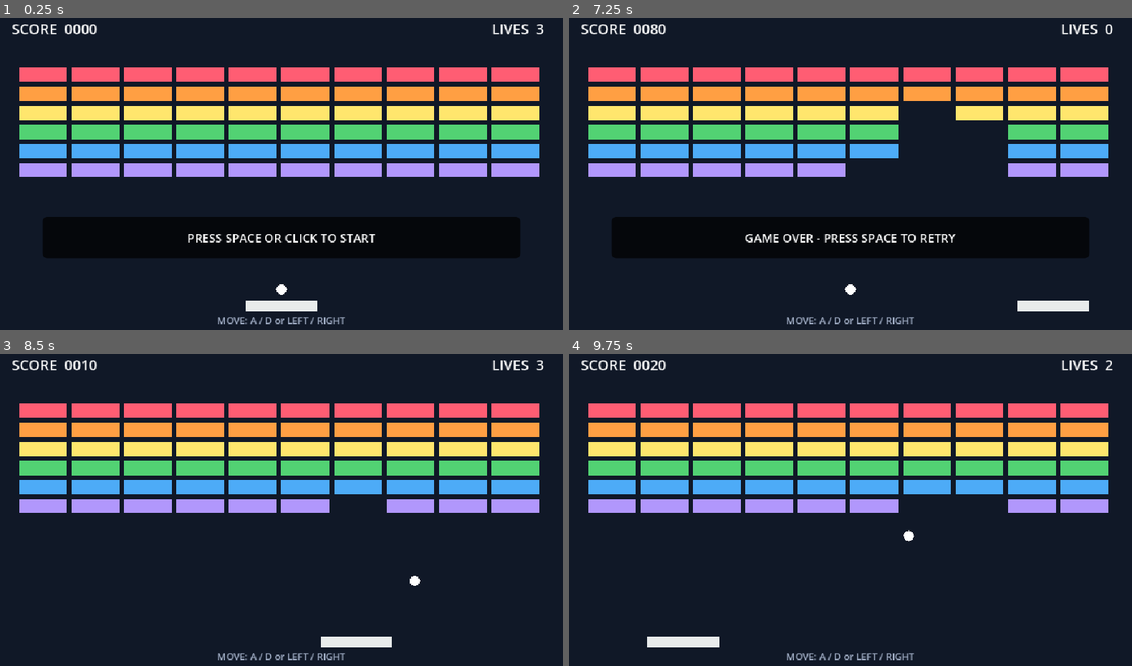
Above: before the commit, frames 1-4 (two rows, left to right).
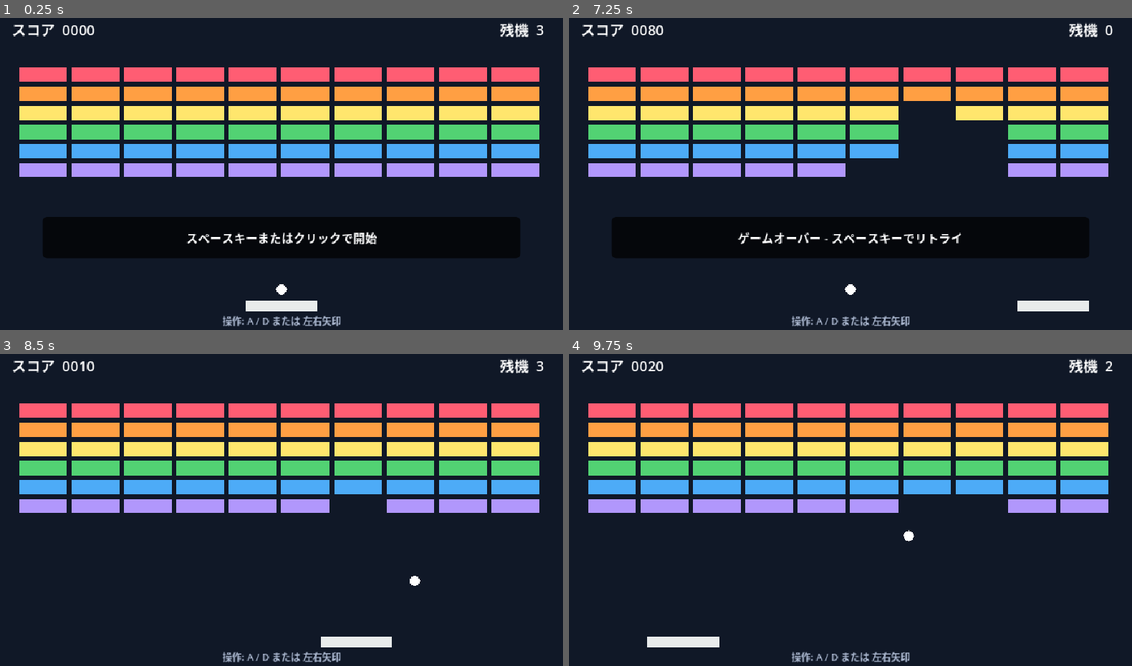
Above: after the commit, the same moments.

Repository: ittokunvim/example-godot
Game: Godot game, scene res://main.tscn
The game is run twice, just before and just after one commit, with the same random seed, the same clock (stepped at 60 frames per second) and the same inputs.
Inputs (mouse positions are in pixels of both pictures, inside the frame that each line leads up to):
- Up to frame 1 (0.25 s): no input
- Up to frame 2 (7.25 s): tap Space at 0.5 s; move the mouse to (974, 152) at 0.52 s; hold D (move_right) 0.53-1.28 s; click (974, 152) at 0.67 s; tap Enter (ui_accept) at 0.77, 1.52, 2.75, 3.02, 3.77, 4.52, 6.02, 6.77 s; move the mouse to (737, 186) at 1.27 s; hold A (move_left) 1.28-2.03 s; move the mouse to (906, 99) at 2.02 s; hold D (move_right) 2.03-3.53 s; move the mouse to (822, 233) at 2.77 s; click (822, 233) at 2.92 s; move the mouse to (1025, 217) at 3.52 s; hold A (move_left) 3.53-5.78 s; move the mouse to (675, 120) at 4.27 s; move the mouse to (878, 167) at 5.02 s; click (878, 167) at 5.17 s; move the mouse to (766, 89) at 5.77 s; hold D (move_right) from 5.78 s (still down); move the mouse to (974, 152) at 6.52 s
- Up to frame 3 (8.5 s): tap Space at 7.25 s; move the mouse to (168, 522) at 7.27 s; click (168, 522) at 7.42 s; tap Enter (ui_accept) at 7.52 s; move the mouse to (337, 435) at 8.02 s; release D (move_right) at 8.03 s; hold A (move_left) from 8.03 s (still down)
- Up to frame 4 (9.75 s): move the mouse to (822, 569) at 8.77 s; tap Enter (ui_accept) at 9.02 s; move the mouse to (1025, 553) at 9.52 s; release A (move_left) at 9.53 s; hold D (move_right) from 9.53 s (still down); click (1025, 553) at 9.67 s

The runs differ from the first frame. In frame 1, 1.8% of the frame differs, in the area x 2-97%, y 1-99%; in frame 2, 1.8%; in frame 3, 1.0%; in frame 4, 1.0%.

Commit message:
Localize Breakout UI to Japanese
Co-authored-by: Copilot App <223556219+Copilot@users.noreply.github.com>

Diff:
--- a/breakout/game.gd
+++ b/breakout/game.gd
@@ -27,7 +27,7 @@
 func _ready() -> void:
 	_create_bricks()
 	_update_hud()
-	_show_overlay("PRESS SPACE OR CLICK TO START")
+	_show_overlay("スペースキーまたはクリックで開始")
 
 
 func _unhandled_input(event: InputEvent) -> void:
@@ -85,7 +85,7 @@
 		_game_won = true
 		ball.stop()
 		paddle.set_active(false)
-		_show_overlay("YOU CLEARED THE BOARD! PRESS SPACE TO PLAY AGAIN")
+		_show_overlay("すべてのブロックを破壊！ スペースキーで再挑戦")
 
 
 func _on_loss_zone_body_entered(body: Node2D) -> void:
@@ -98,15 +98,15 @@
 	if _lives <= 0:
 		_playing = false
 		paddle.set_active(false)
-		_show_overlay("GAME OVER - PRESS SPACE TO RETRY")
+		_show_overlay("ゲームオーバー - スペースキーでリトライ")
 		return
 
 	ball.launch()
 
 
 func _update_hud() -> void:
-	score_label.text = "SCORE  %04d" % _score
-	lives_label.text = "LIVES  %d" % _lives
+	score_label.text = "スコア  %04d" % _score
+	lives_label.text = "残機  %d" % _lives
 
 
 func _show_overlay(message: String) -> void:
--- a/breakout/main.tscn
+++ b/breakout/main.tscn
@@ -103,7 +103,7 @@
 offset_bottom = 52.0
 theme_override_colors/font_color = Color(1, 1, 1, 1)
 theme_override_font_sizes/font_size = 24
-text = "SCORE  0000"
+text = "スコア  0000"
 
 [node name="Lives" type="Label" parent="UI/HUD" unique_id=944369859]
 layout_mode = 0
@@ -113,7 +113,7 @@
 offset_bottom = 52.0
 theme_override_colors/font_color = Color(1, 1, 1, 1)
 theme_override_font_sizes/font_size = 24
-text = "LIVES  3"
+text = "残機  3"
 horizontal_alignment = 2
 
 [node name="Controls" type="Label" parent="UI/HUD" unique_id=1099034850]
@@ -124,7 +124,7 @@
 offset_bottom = 536.0
 theme_override_colors/font_color = Color(0.666667, 0.717647, 0.811765, 1)
 theme_override_font_sizes/font_size = 16
-text = "MOVE: A / D or LEFT / RIGHT"
+text = "操作: A / D または 左右矢印"
 horizontal_alignment = 1
 
 [node name="Overlay" type="PanelContainer" parent="UI/HUD" unique_id=164047365]
@@ -139,7 +139,7 @@
 layout_mode = 2
 theme_override_colors/font_color = Color(1, 1, 1, 1)
 theme_override_font_sizes/font_size = 20
-text = "PRESS SPACE OR CLICK TO START"
+text = "スペースキーまたはクリックで開始"
 horizontal_alignment = 1
 vertical_alignment = 1
 
